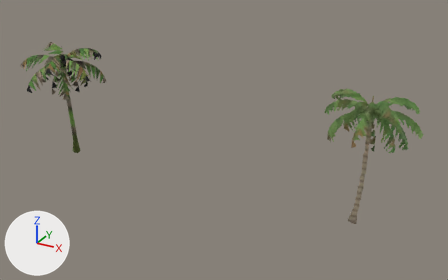
One commit to the glTF model nostalgia/assets3d/tree_coconut.glb: the scene before it, then after it.
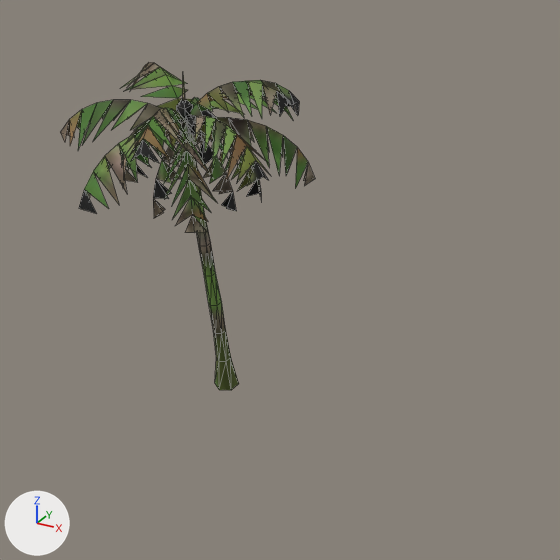
The first picture shows the older version from a camera (50 mm lens) standing at (165.5, -174.9, 106.8) and looking at (70.6, -2.3, 20.5). The close-ups show the older and then the newer version on the part from 0% to 42% of the width and 7% to 75% of the height of that picture. Only the edits that show in the close-ups are written down. Every picture has the same lights, and +X, +Y and +Z are marked at lower left. The close-ups show mesh edges as thin lines. Objects named as collision shapes, trigger or cutter boxes, shadow casters or lower levels of detail are left out. Vertices at exactly the same position are counted once.

Names of what the first close-up shows: 'tree_coconut_LOD0'.
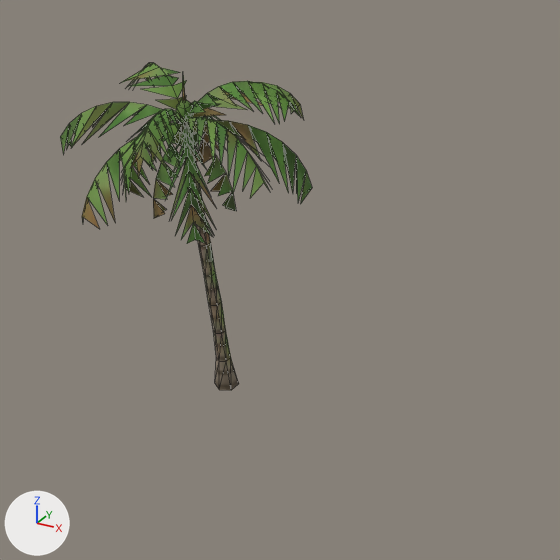
The change, as a diff of the scene's bpy script:
```diff
--- a/nostalgia/assets3d/tree_coconut.glb.py
+++ b/nostalgia/assets3d/tree_coconut.glb.py
@@ me_tree_coconut_lod0 @@
 # used by ob_tree_coconut_lod0; location = (0.0, 0.0, 0.0)
-me_tree_coconut_lod0.from_pydata(...)  # 448 vertices, 410 faces; spans x -11.8..18.7, y -22.0..10.2, z -0.4..46.0
+me_tree_coconut_lod0.from_pydata(...)  # 423 vertices, 394 faces; spans x -11.9..18.7, y -21.8..10.3, z -0.4..46.0
+# me_tree_coconut_lod0 part 1: 268 vertices moved from x -11.8..18.7, y -22.0..10.2, z 28.5..45.4 to x -11.9..18.7, y -21.8..10.3, z 26.6..45.3; 45 vertices removed from x -1.4..6.2, y -7.4..7.5, z 25.6..39.2; 32 vertices added at x -1.4..4.9, y -7.6..-1.4, z 27.2..39.7
+# me_tree_coconut_lod0 part 2: 334 kept faces spanning x -11.9..18.7, y -21.8..10.3, z -0.4..46.0 get new texture (UV) coordinates
+# other edits to the shape of me_tree_coconut_lod0 do not show in these pictures
 me_tree_coconut_lod0.materials.append(mat_m_tree_coconut)
```

Pixel boxes (x1, y1, x2, y2) of what changed, in the close-ups (560 x 560 px; the box of a moved part takes in the faces that stretch with it):
'tree_coconut_LOD0', reshaped
    before: (60, 62, 315, 390)
    after: (60, 63, 312, 390)
part 1 of me_tree_coconut_lod0, moved or reshaped
    before: (153, 127, 261, 218)
    after: (153, 123, 236, 218)
part 2 of me_tree_coconut_lod0, surface changed
    both: (62, 63, 310, 390)
